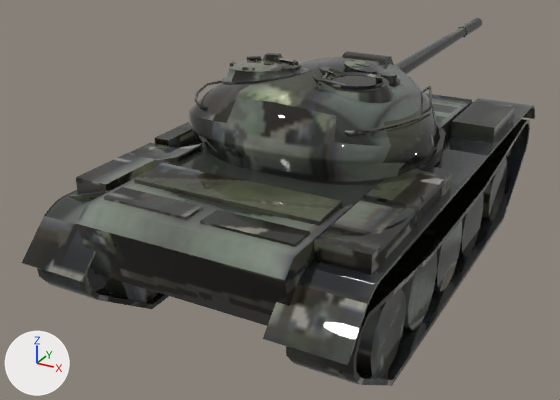
The FBX model Client/Assets/Resource/Tank/USSR/fbx/T-55A.fbx, before and after one commit.
Camera for both pictures: a 50 mm lens placed at (3.48, -7.46, 4.29), pointed at (-0.83, 0.39, 0.37). The axes (+X, +Y, +Z) are drawn at lower left. The lights are the same throughout.

Script lines for the objects in view, before the commit:
```python
me_t_55a_hull = bpy.data.meshes.new('T-55A Hull')
me_t_55a_hull.from_pydata(...)  # 752 vertices, 568 faces; spans x -1.63..1.63, y -3.08..3.12, z -1.57..0.0
me_t_55a_hull.materials.append(mat_t_55a)  # picture img_t_55a_2d_view_png
me_t_55a_turret = bpy.data.meshes.new('T-55A Turret')
me_t_55a_turret.from_pydata(...)  # 926 vertices, 875 faces; spans x -1.32..1.32, y -1.49..5.72, z -0.89..0.96
me_t_55a_turret.materials.append(mat_t_55a)  # picture img_t_55a_2d_view_png
ob_t_55a_hull = bpy.data.objects.new('T-55A Hull', me_t_55a_hull)
ob_t_55a_hull.location = (0.0, 0.0, 0.0)
ob_t_55a_hull.rotation_euler = (0.0, -3.142, 0.0)  # degrees (0, -180, 0)
ob_t_55a_turret = bpy.data.objects.new('T-55A Turret', me_t_55a_turret)
ob_t_55a_turret.parent = ob_t_55a_hull
ob_t_55a_turret.location = (0.0, -0.0523, -1.508)
```
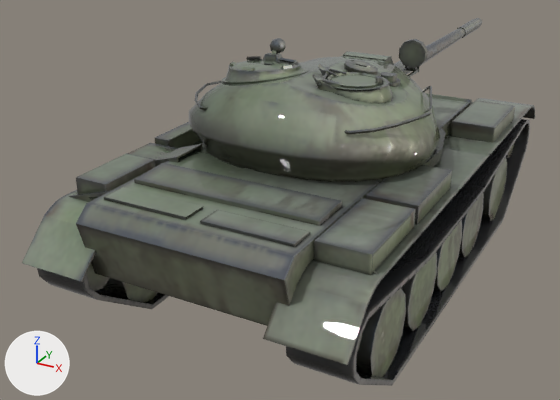
Pixel boxes (x1, y1, x2, y2) of what changed, in the pictures (560 x 400 px):
part 1 of me_t_55a_hull, surface changed: (22, 93, 535, 386) in both
part 2 of me_t_55a_turret, added: after (399, 39, 428, 68)
part 3 of me_t_55a_turret, added: after (270, 38, 286, 53)
part 4 of me_t_55a_turret, added: after (402, 66, 420, 77)
part 5 of me_t_55a_turret, surface changed: (189, 28, 465, 181) in both

What the commit changed:
me_t_55a_hull has 752 vertices, 568 faces and spans x -1.63..1.63, y -3.08..3.12, z -1.57..0.0.
me_t_55a_hull is used by ob_t_55a_hull; location (0.0, 0.0, 0.0); rotation (0.0, -3.142, 0.0), in degrees (0, -180, 0).
me_t_55a_hull part 1: texture (UV) coordinates of 565 of 568 faces, centred in x -1.63..1.63, y -3.07..3.11, z -1.56..0.0, changed; they spanned u 0.0..1.0, v 0.0..1.0 and now span u 0.0..1.0, v 0.0..1.0.
me_t_55a_turret is used by ob_t_55a_turret; parent ob_t_55a_hull; location (0.0, -0.0523, -1.508).
me_t_55a_turret had 926 vertices, 875 faces and spanned x -1.32..1.32, y -1.49..5.72, z -0.89..0.96.
me_t_55a_turret now has 1026 vertices, 941 faces and spans x -1.32..1.32, y -1.49..5.72, z -1.03..0.96.
me_t_55a_turret part 2: a new loose piece, a 10-sided cylinder along y spanning x -0.706..-0.391, y 1.066..1.145, z -0.899..-0.568, in mat_t_55a (picture img_t_55a_2d_view_png).
me_t_55a_turret part 3: a new loose piece of 32 vertices spanning x 0.46..0.62, y -0.23..-0.12, z -1.03..-0.87, in mat_t_55a (picture img_t_55a_2d_view_png).
me_t_55a_turret part 4: 40 vertices added at x -0.63..-0.46, y 0.74..1.12, z -0.62..-0.53.
me_t_55a_turret part 5: 875 kept faces spanning x -1.32..1.32, y -1.49..5.72, z -0.89..0.96 get new texture (UV) coordinates.
